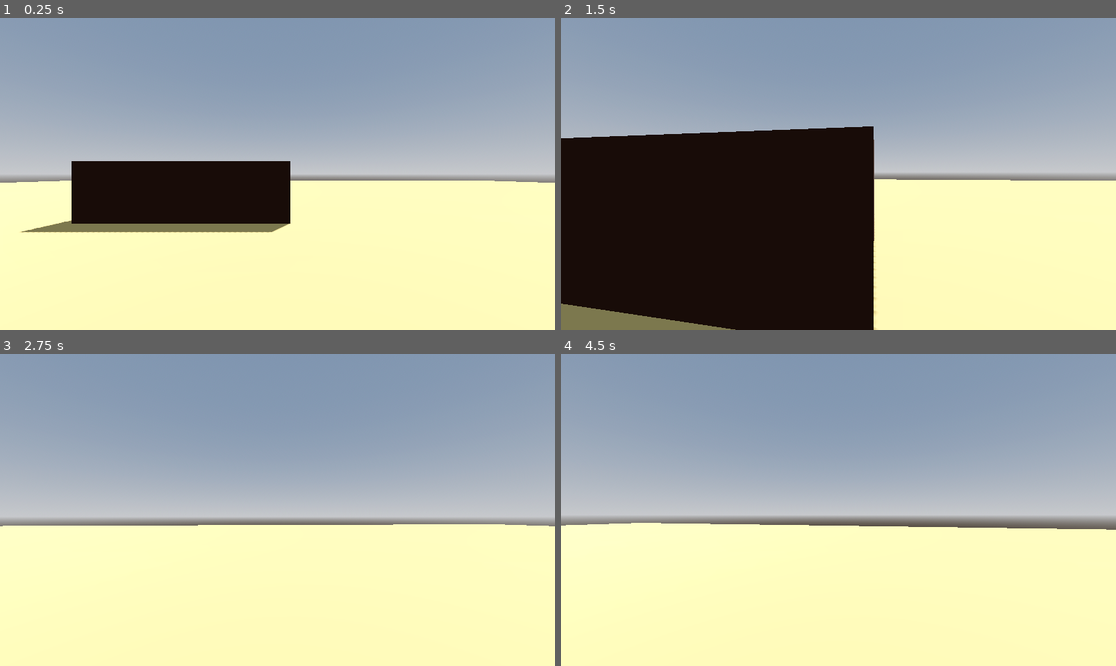
Above: before the commit, frames 1-4 (two rows, left to right).
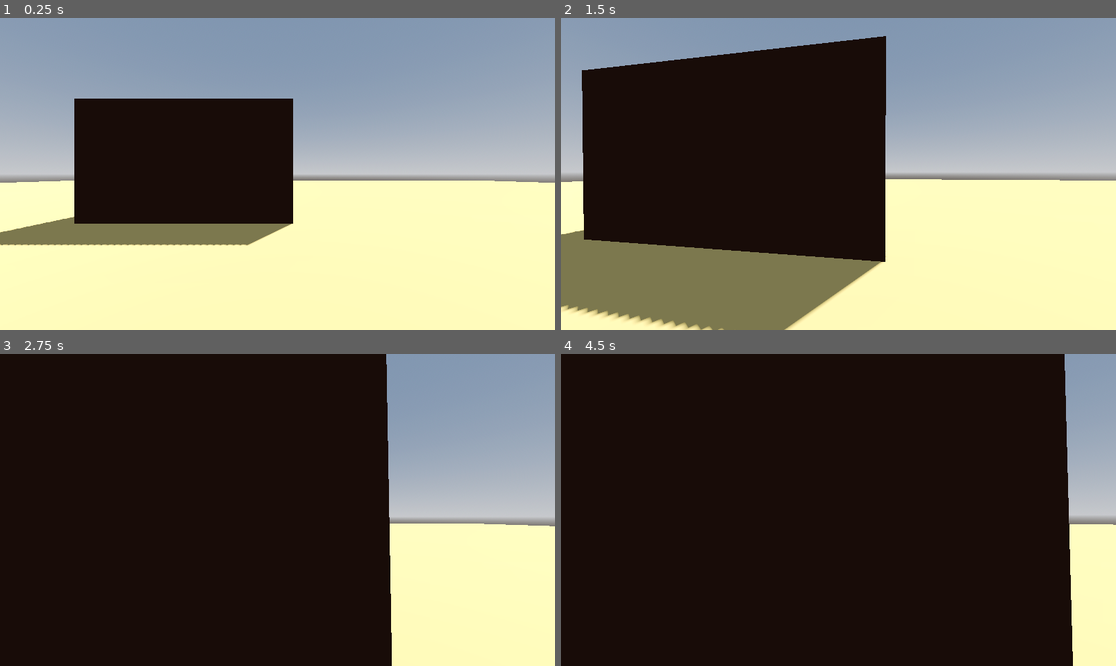
Above: after the commit, the same moments.

Repository: kurushimee/hinter
Game: Godot game, scene res://scenes/world.tscn
Two runs of this game, one before a commit and one after it. Both use one fixed random seed, a clock stepped at 60 frames per second and the inputs below.
Inputs (mouse positions are in pixels of both pictures, inside the frame that each line leads up to):
- Up to frame 1 (0.25 s): no input
- Up to frame 2 (1.5 s): tap Enter at 0.5 s; move the mouse to (866, 174) at 0.52 s; hold W (move_forward) from 0.53 s (still down); move the mouse to (810, 174) at 1.27 s
- Up to frame 3 (2.75 s): keep holding W (move_forward); move the mouse to (288, 503) at 2.02 s
- Up to frame 4 (4.5 s): keep holding W (move_forward); move the mouse to (832, 516) at 2.77 s; tap Space at 3.5 s; move the mouse to (877, 513) at 3.52 s; tap Enter at 4.25 s; move the mouse to (794, 506) at 4.27 s

The runs differ from the first frame. In frame 1, 10% of the frame differs, in the area x 0-97%, y 25-73%; in frame 2, 30%; in frame 3, 70%; in frame 4, 92%, in the area x 0-100%, y 0-100%.

Commit message:
Remove head bob

Diff:
--- a/scenes/world.tscn
+++ b/scenes/world.tscn
@@ -42,6 +42,7 @@
 material = SubResource("StandardMaterial3D_4bwab")
 
 [node name="Box" type="CSGBox3D" parent="Objects"]
-transform = Transform3D(1, 0, 0, 0, 1, 0, 0, 0, 1, -3, 1, -9.5)
-size = Vector3(7, 2, 6)
+transform = Transform3D(1, 0, 0, 0, 1, 0, 0, 0, 1, -3, 2, -9.5)
+use_collision = true
+size = Vector3(7, 4, 6)
 material = SubResource("StandardMaterial3D_occeq")
--- a/scripts/player.gd
+++ b/scripts/player.gd
@@ -1,16 +1,10 @@
 extends CharacterBody3D
 
 # Movement constants
-const SPEED = 5.0
-const GROUND_FRICTION = 7.0
-const AIR_FRICTION = 3.0
+const SPEED = 3.0
+const GROUND_CONTROL = 10.0
+const AIR_CONTROL = 3.0
 const SENSITIVITY = 0.003
-
-# Head bob constants
-const BOB_FREQUENCY = 2.0
-const BOB_AMPLITUDE = 0.08
-
-var t_bob := 0.0
 
 @onready var head: Node3D = $Head
 @onready var camera: Camera3D = $Head/Camera3D
@@ -40,21 +34,10 @@
 			velocity.x = direction.x * SPEED
 			velocity.z = direction.z * SPEED
 		else:
-			velocity.x = lerp(velocity.x, direction.x * SPEED, delta * GROUND_FRICTION)
-			velocity.z = lerp(velocity.z, direction.z * SPEED, delta * GROUND_FRICTION)
+			velocity.x = lerp(velocity.x, direction.x * SPEED, delta * GROUND_CONTROL)
+			velocity.z = lerp(velocity.z, direction.z * SPEED, delta * GROUND_CONTROL)
 	else:
-		velocity.x = lerp(velocity.x, direction.x * SPEED, delta * AIR_FRICTION)
-		velocity.z = lerp(velocity.z, direction.z * SPEED, delta * AIR_FRICTION)
-
-	# Head bob
-	t_bob += delta * velocity.length() * float(is_on_floor())
-	camera.transform.origin = bob_offset(t_bob)
+		velocity.x = lerp(velocity.x, direction.x * SPEED, delta * AIR_CONTROL)
+		velocity.z = lerp(velocity.z, direction.z * SPEED, delta * AIR_CONTROL)
 
 	move_and_slide()
-
-
-func bob_offset(time: float) -> Vector3:
-	var pos = Vector3.ZERO
-	pos.y = sin(time * BOB_FREQUENCY) * BOB_AMPLITUDE
-	pos.x = cos(time * BOB_FREQUENCY / 2) * BOB_AMPLITUDE
-	return pos
